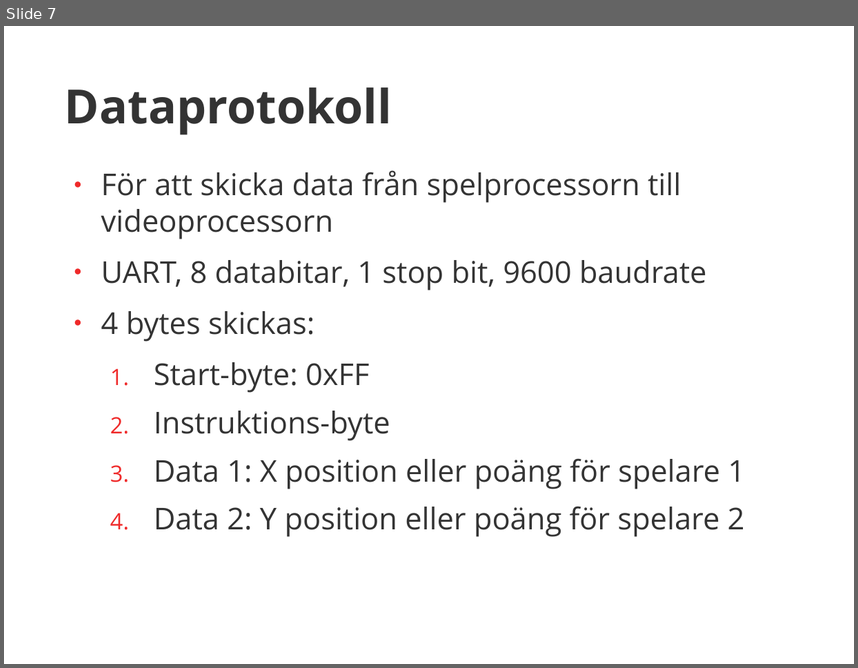
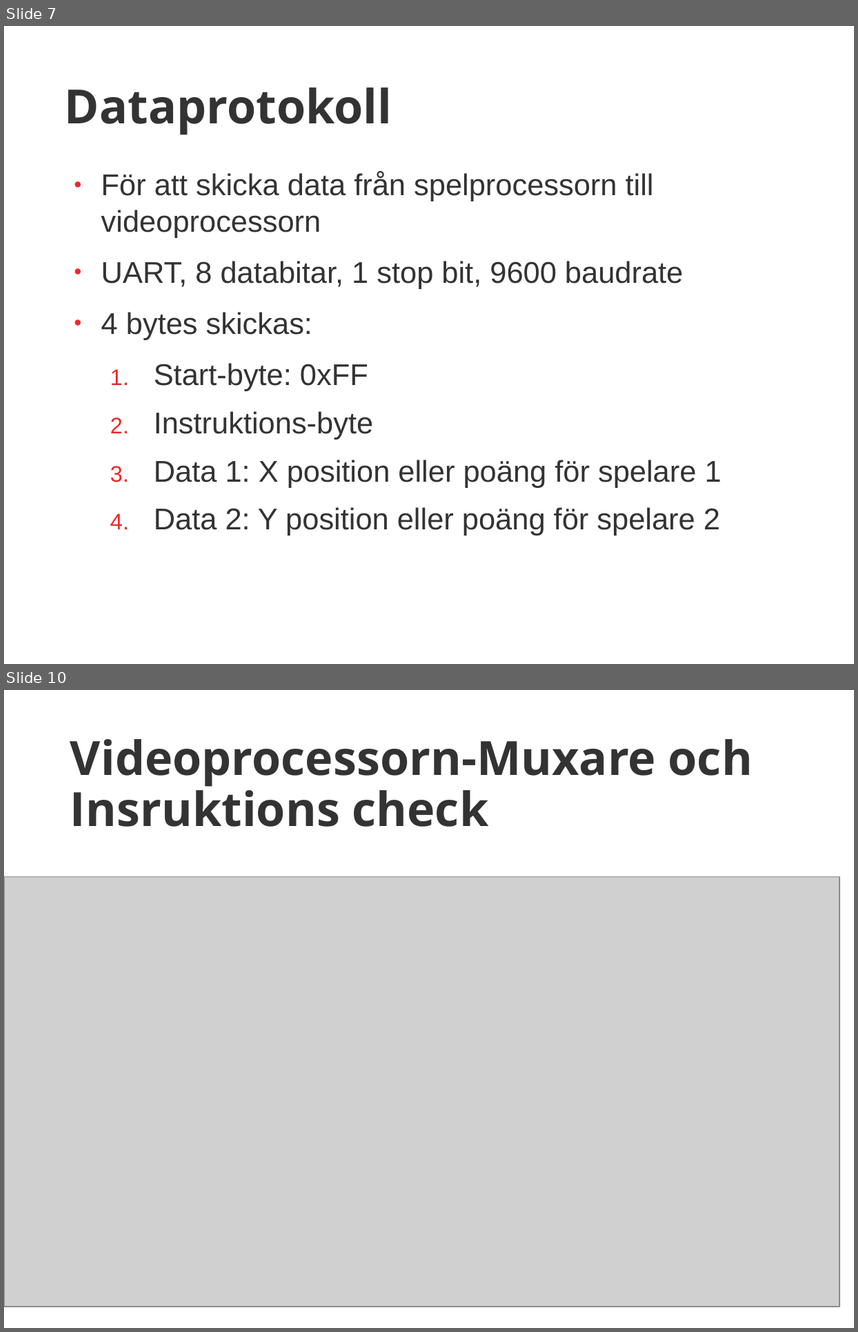
Before and after one commit to Leczez/TSIU51, a slide deck: Dokument/Mikrodatorprojekt Presentation.pptx. Shown one above the other, each under a label of ours: slide 7 before the commit, slides 7 and 10 after it; the slides between them are not shown. The pictures are 858x668 and 858x1332 pixels, drawn with LibreOffice and Linux fonts; fonts in the diff are those of the drawing; grey boxes stand for pictures. Boxes give left, top, right and bottom in pixels: in the first picture for what was removed or moved away, otherwise in the second. Text is boxed around its words. In the diff, an @@ line names an element or a change of style, - is before the commit and + after.

```diff
--- a/Dokument/Mikrodatorprojekt Presentation.pptx
+++ b/Dokument/Mikrodatorprojekt Presentation.pptx
@@ slide 10 added at bbox=[4, 690, 854, 1328], background #FFFFFF @@
@@ title added at bbox=[70, 739, 753, 827], 44 pt, text #333333, bold @@
+Videoprocessorn-Muxare och Insruktions check
@@ picture added at bbox=[4, 877, 840, 1306] @@
@@ slide 7 changed as well @@
@@ text "För att skicka data från ..." at bbox=[101, 171, 722, 535]: font Open Sans to Arial @@
```
Also in this commit, not shown: 5 other slides changed, 4 other slides added, 2 slides removed.
